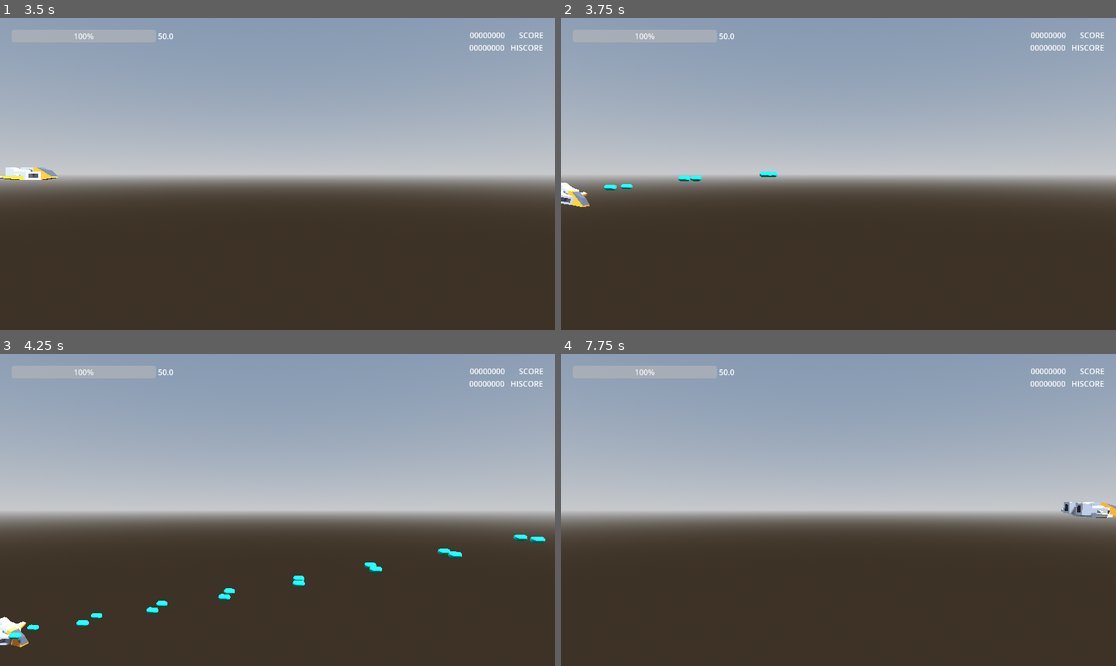
Above: before the commit, frames 1-4 (two rows, left to right).
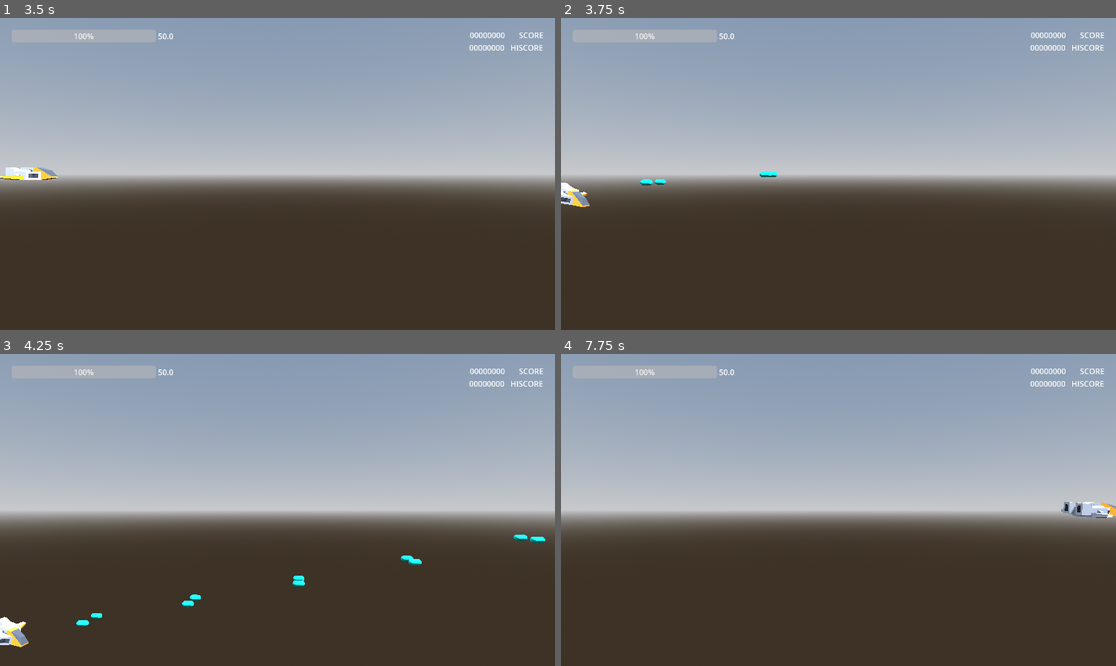
Above: after the commit, the same moments.

Repository: thomz2/smd-space-shooter
Game: Godot game, scene res://scenes/map/test_infinity.tscn
The game is run twice, just before and just after one commit, with the same random seed, the same clock (stepped at 60 frames per second) and the same inputs. This scene is started directly instead of the project's main scene.
Inputs:
- Up to frame 1 (3.5 s): tap Enter at 0.5 s; hold Up (ui_up) 0.53-2.03 s; tap X (dodge) at 0.6, 2.85 s; tap Z (shoot) at 1.35 s; tap Space at 2 s; hold Left (ui_left) from 2.03 s (still down); tap R at 2.1 s
- Up to frame 2 (3.75 s): release Left (ui_left) at 3.53 s; hold Down (ui_down) from 3.53 s (still down); hold Z (shoot) from 3.53 s (still down)
- Up to frame 3 (4.25 s): keep holding Down (ui_down); keep holding Z (shoot)
- Up to frame 4 (7.75 s): release Down (ui_down) at 4.28 s; release Z (shoot) at 4.28 s; hold Right (ui_right) 4.28-5.03 s; tap R at 4.35, 6.6 s; hold Up (ui_up) 5.03-5.78 s; tap X (dodge) at 5.1, 7.35 s; hold Right (ui_right) from 5.78 s (still down); tap Z (shoot) at 5.85 s; tap Enter at 6.5 s

Frame 1 is identical in both runs. In frame 2, 0.2% of the frame differs, in the area x 7-26%, y 50-56%; in frame 3, 0.6%, in the area x 1-84%, y 62-94%; in frame 4, less than 0.1%.

Commit message:
two enemies spawning, waves logic changed and cleaning code

Diff:
--- a/scenes/enemies/asteroid.gd
+++ b/scenes/enemies/asteroid.gd
@@ -1,12 +1,16 @@
 extends CombatCharacter3D
 
-@export var min_size: float = 0.5
-@export var max_size: float = 2.0
+@export var min_size: float = 1.5
+@export var max_size: float = 3.0
 
 @onready var model : Node3D = $Model
 
+func _ready() -> void:
+	super()
+	change_to_random_size()
+
 func _physics_process(delta: float) -> void:
-	velocity = global_basis.z * 3.0
+	velocity = -global_basis.z * 1.1
 	model.rotate_x(deg_to_rad(180) * delta)
 	move_and_slide()
 
--- a/scenes/enemies/enemy_ship.gd
+++ b/scenes/enemies/enemy_ship.gd
@@ -11,6 +11,9 @@
 	#super()
 	$ShootTimer.timeout.connect(self.shoot)
 
+func _physics_process(delta: float) -> void:
+	velocity = -global_basis.z * 1.5
+	move_and_slide()
 
 func shoot():
 	var bullet : Bullet3D = packed_bullet.instantiate()
--- /dev/null
+++ b/scenes/enemies/spawner.gd
@@ -0,0 +1,59 @@
+extends Node3D
+
+#essetially just a counter
+@onready var current_level=0
+
+#the monster we will be spawning in.
+@onready var monsters = {
+	'asteroid': preload("res://scenes/enemies/asteroid.tscn"),
+	'enemy_ship': preload("res://scenes/enemies/enemy_ship.tscn")
+}
+#A random number generator to spawn from alternating spawn points.
+@onready var rand=RandomNumberGenerator.new()
+@onready var dead_enemies = 0
+@onready var current_enemy_count = 0
+
+@export var waves_timer : Timer
+
+func _ready():
+	add_to_group("level")
+	waves_timer.timeout.connect(_on_in_between_waves_timeout)
+
+func get_dificulty(level):
+	return level * 2 + 5
+
+func get_random_monster():
+	var keys = monsters.keys()
+	var random_key = keys[rand.randi_range(0, keys.size() - 1)]
+	return monsters[random_key]
+
+func spawn_enemies():
+	var can_spawn = true
+	var max_enemies_on_screen = get_dificulty(current_level)
+	while can_spawn:
+		if current_enemy_count < max_enemies_on_screen:
+			var m : CombatCharacter3D = get_random_monster().instantiate()
+
+			var spawn_length = self.get_child_count()-1 #we check the amount of children on our spawn holder
+			var rand_num = rand.randi_range(0,spawn_length) #then make a random number in that range
+			var spawn_postion = self.get_child(rand_num).global_position #We use that number to randomly select a spawner node position to use
+
+			get_tree().current_scene.add_child(m)
+			m.global_position = spawn_postion
+			m.rotate_y(PI)
+
+			current_enemy_count += 1
+		else:
+			waves_timer.start() # between rounds
+			current_enemy_count = 0
+			can_spawn = false
+		await get_tree().create_timer(0.9).timeout # between spawns
+
+func update_level(level):
+	print("its level ", level)
+	spawn_enemies()
+
+func _on_in_between_waves_timeout():
+	print("Leaving level: ", current_level)
+	current_level += 1
+	update_level(current_level)
--- a/scenes/map/spawner.gd
+++ /dev/null
@@ -1,75 +0,0 @@
-extends Node3D
-
-#essetially just a counter
-@onready var current_level=0
-#the level is the key the amount of monsters is the value
-@onready var monster_dict={
- 1:160, # level:amount_of_monsters
- 2:320,
- 3:640,
- 4:1000,
- 5:2000
-}
-
-#the monster we will be spawning in.
-@onready var monster=preload("res://scenes/enemies/asteroid.tscn")
-#A random number generator to spawn from alternating spawn points.
-@onready var rand=RandomNumberGenerator.new()
-@onready var dead_enemies=0
-
-@export var timer : Timer
-
-func _ready():
- add_to_group("level")
- timer.timeout.connect(_on_in_between_waves_timeout)
-
-
-func enemy_death():
- print("enemy death")
- dead_enemies+=1
- if dead_enemies==monster_dict[current_level]:
-  timer.start()
-  dead_enemies=0
- #get_tree().call_group("player", "award_points", 200)
-
-func spawn_enemies():
- for i in range(monster_dict[current_level]):
-  var m : CombatCharacter3D = monster.instantiate()
-  m.change_to_random_size()
-  print("spawning enemy")
-  #we check the amount of children on our spawn holder
-  var spawn_length = self.get_child_count()-1
-  #then make a random number in that range
-  var rand_num = rand.randi_range(0,spawn_length)
-  #We use that number to randomly select a spawner node position to use
-  var spawn_postion = self.get_child(rand_num).global_position
-  #we add the monster as a child of the level
-  #We set the monsters position to the spawn location
-  get_tree().current_scene.add_child(m)
-  m.global_position = spawn_postion
-  m.killed.connect(enemy_death)
-  #This is just a fast way to create a timer similar to wait in python
-  await get_tree().create_timer(0.1).timeout
-
-
-func update_level(level):
- match level:
-  1:
-   print("its level one")
-  2:
-   print("its level two")
-  3:
-   print("its level three")
-  4:
-   print("its level four")
-  5:
-   print("its level five")
- spawn_enemies()
-
-
-
-func _on_in_between_waves_timeout():
- print("Leaving level: ", current_level)
- if current_level <= 4:
-   current_level+=1
-   update_level(current_level)
--- a/scenes/map/test_infinity.tscn
+++ b/scenes/map/test_infinity.tscn
@@ -1,7 +1,7 @@
 [gd_scene load_steps=6 format=3 uid="uid://blutrpxa4jgw8"]
 
 [ext_resource type="PackedScene" uid="uid://cvya6ox4fom6q" path="res://scenes/player/player.tscn" id="1_d7tgc"]
-[ext_resource type="Script" path="res://scenes/map/spawner.gd" id="2_qjig3"]
+[ext_resource type="Script" path="res://scenes/enemies/spawner.gd" id="2_qjig3"]
 
 [sub_resource type="ProceduralSkyMaterial" id="ProceduralSkyMaterial_lxpsk"]
 sky_horizon_color = Color(0.64625, 0.65575, 0.67075, 1)
@@ -18,7 +18,7 @@
 [node name="TestInfinity" type="Node3D"]
 
 [node name="InBetweenWaves" type="Timer" parent="."]
-wait_time = 2.0
+wait_time = 10.0
 one_shot = true
 autostart = true
 
@@ -36,33 +36,33 @@
 
 [node name="Player" parent="." instance=ExtResource("1_d7tgc")]
 
-[node name="SpawnHolder" type="Node3D" parent="." node_paths=PackedStringArray("timer")]
+[node name="SpawnHolder" type="Node3D" parent="." node_paths=PackedStringArray("waves_timer")]
 script = ExtResource("2_qjig3")
-timer = NodePath("../InBetweenWaves")
+waves_timer = NodePath("../InBetweenWaves")
 
 [node name="Spawner5" type="Node3D" parent="SpawnHolder"]
-transform = Transform3D(1, 0, 0, 0, 1, 0, 0, 0, 1, 0, -1.53557, -18.4748)
+transform = Transform3D(1, 0, 0, 0, 1, 0, 0, 0, 1, 0, -2.87065, -13.1474)
 
 [node name="CSGBox3D" type="CSGBox3D" parent="SpawnHolder/Spawner5"]
 transform = Transform3D(1, 0, 0, 0, 1, 0, 0, 0, 1, 0, 0, -0.0479851)
 
 [node name="Spawner4" type="Node3D" parent="SpawnHolder"]
-transform = Transform3D(0.744845, 0, 0, 0, 0.744845, 0, 0, 0, 0.744845, 0, 1.7755, -18.5228)
+transform = Transform3D(0.744845, 0, 0, 0, 0.744845, 0, 0, 0, 0.744845, 0, 2.66183, -12.8846)
 
 [node name="CSGBox3D" type="CSGBox3D" parent="SpawnHolder/Spawner4"]
 
 [node name="Spawner1" type="Node3D" parent="SpawnHolder"]
-transform = Transform3D(1, 0, 0, 0, 1, 0, 0, 0, 1, 0, 3.31106, -15.1157)
+transform = Transform3D(1, 0, 0, 0, 1, 0, 0, 0, 1, 0, 5.34029, -12.4491)
 
 [node name="CSGBox3D" type="CSGBox3D" parent="SpawnHolder/Spawner1"]
 
 [node name="Spawner2" type="Node3D" parent="SpawnHolder"]
-transform = Transform3D(1, 0, 0, 0, 1, 0, 0, 0, 1, 0, -0.0871139, -15.5461)
+transform = Transform3D(1, 0, 0, 0, 1, 0, 0, 0, 1, 0, -0.0871139, -12.3902)
 
 [node name="CSGBox3D" type="CSGBox3D" parent="SpawnHolder/Spawner2"]
 
 [node name="Spawner3" type="Node3D" parent="SpawnHolder"]
-transform = Transform3D(1, 0, 0, 0, 1, 0, 0, 0, 1, 0, -2.59644, -15.1822)
+transform = Transform3D(1, 0, 0, 0, 1, 0, 0, 0, 1, 0, -5.23192, -12.7036)
 
 [node name="CSGBox3D" type="CSGBox3D" parent="SpawnHolder/Spawner3"]
 
--- a/scenes/player/player.gd
+++ b/scenes/player/player.gd
@@ -28,7 +28,7 @@
 ## The game over popup.
 var packed_game_over : PackedScene = preload("res://scenes/screens/game_over_popup.tscn")
 
-@export var fire_rate = 0.05
+@export var fire_rate = 0.09
 var can_shoot : bool = true
 
 @onready var model = $Model
